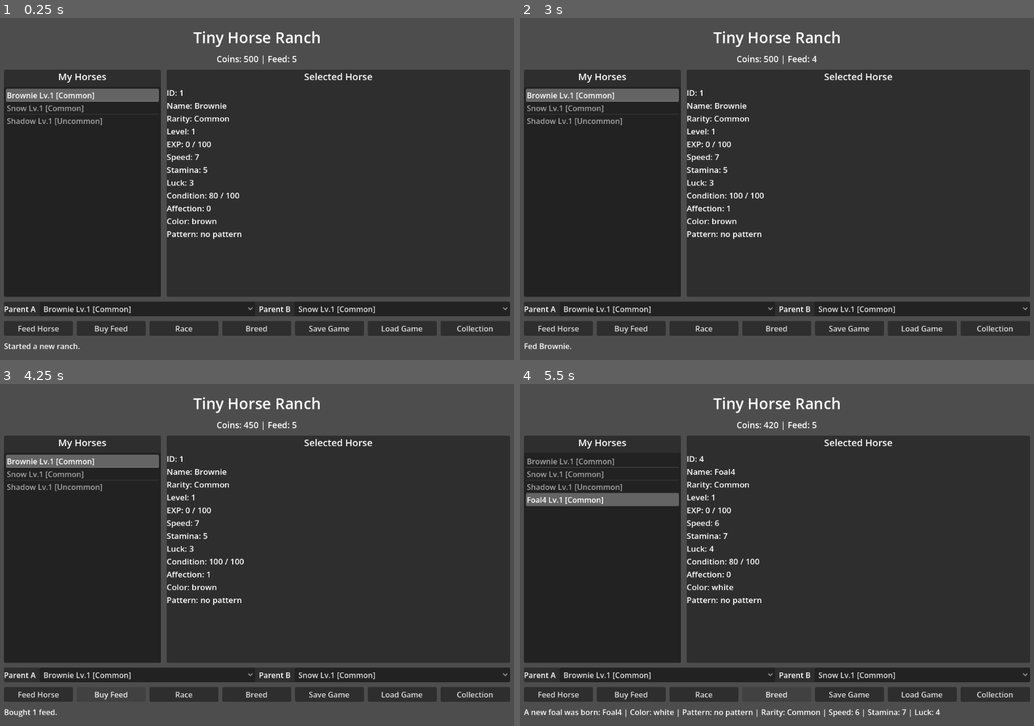
Above: before the commit, frames 1-4 (two rows, left to right).
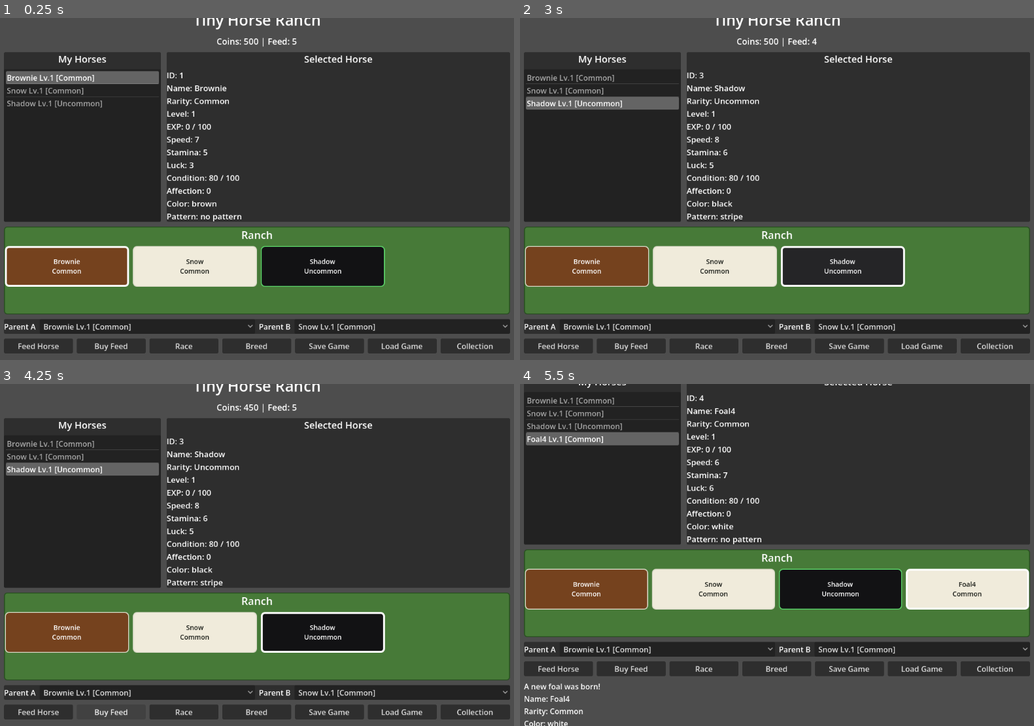
Above: after the commit, the same moments.

Repository: ahntaein12-droid/game
Game: Godot game, scene res://scenes/Main.tscn
Two runs of this game, one before a commit and one after it. Both use one fixed random seed, a clock stepped at 60 frames per second and the inputs below.
Inputs (mouse positions are in pixels of both pictures, inside the frame that each line leads up to):
- Up to frame 1 (0.25 s): no input
- Up to frame 2 (3 s): click (586, 267) at 0.5 s, where only the run after the commit has a clickable "Brownie Common"; click (715, 267) at 1.25 s, where only the run after the commit has a clickable "Snow Common"; click "Feed Horse" at 2 s; click (843, 267) at 2.75 s, where only the run after the commit has a clickable "Shadow Uncommon"
- Up to frame 3 (4.25 s): click "Buy Feed" at 3.5 s
- Up to frame 4 (5.5 s): click "Race" at 4.25 s; click "Breed" at 5 s

The runs differ from the first frame. In frame 1, 42% of the frame differs, in the area x 0-100%, y 0-99%; in frame 2, 39%; in frame 3, 41%; in frame 4, 55%, in the area x 0-100%, y 0-100%.

Commit message:
Add ranch view and Godot checks

Diff:
--- a/scenes/Main.tscn
+++ b/scenes/Main.tscn
@@ -84,6 +84,30 @@
 vertical_alignment = 0
 theme_override_font_sizes/font_size = 17
 
+[node name="RanchPanel" type="PanelContainer" parent="RootMargin/Root"]
+custom_minimum_size = Vector2(0, 185)
+layout_mode = 2
+
+[node name="RanchBox" type="VBoxContainer" parent="RootMargin/Root/RanchPanel"]
+layout_mode = 2
+theme_override_constants/separation = 8
+
+[node name="RanchTitle" type="Label" parent="RootMargin/Root/RanchPanel/RanchBox"]
+layout_mode = 2
+text = "Ranch"
+horizontal_alignment = 1
+theme_override_font_sizes/font_size = 22
+
+[node name="RanchScroll" type="ScrollContainer" parent="RootMargin/Root/RanchPanel/RanchBox"]
+layout_mode = 2
+size_flags_vertical = 3
+horizontal_scroll_mode = 0
+
+[node name="RanchGrid" type="GridContainer" parent="RootMargin/Root/RanchPanel/RanchBox/RanchScroll"]
+layout_mode = 2
+size_flags_horizontal = 3
+columns = 4
+
 [node name="BreedingPanel" type="PanelContainer" parent="RootMargin/Root"]
 layout_mode = 2
 
--- a/scripts/BreedingSystem.gd
+++ b/scripts/BreedingSystem.gd
@@ -35,7 +35,7 @@
 	return a if rng.randf() < 0.5 else b
 
 func _roll_rarity(rarity_a: String, rarity_b: String) -> String:
-	var base_rank := max(HorseScript.RARITIES.find(rarity_a), HorseScript.RARITIES.find(rarity_b))
+	var base_rank: int = max(HorseScript.RARITIES.find(rarity_a), HorseScript.RARITIES.find(rarity_b))
 	base_rank = max(base_rank, 0)
 	var roll := rng.randf()
 
--- a/scripts/Main.gd
+++ b/scripts/Main.gd
@@ -3,8 +3,10 @@
 const SAVE_PATH := "user://save_game.json"
 const BREED_COST := 150
 const FEED_COST := 50
-const COLORS := ["brown", "white", "black", "gray", "gold", "chestnut"]
-const PATTERNS := ["no pattern", "stripe", "spots", "star", "socks"]
+const BASIC_COLORS := ["brown", "white", "black", "gray", "cream"]
+const RARE_COLORS := ["silver", "gold", "blue", "pink", "aurora"]
+const BASIC_PATTERNS := ["no pattern", "stripe", "spot"]
+const RARE_PATTERNS := ["star", "cloud", "moon", "heart"]
 const RARITIES := ["Common", "Uncommon", "Rare", "Epic", "Legendary"]
 
 @onready var stats_label: Label = $RootMargin/Root/StatsLabel
@@ -20,6 +22,8 @@
 @onready var collection_button: Button = $RootMargin/Root/ButtonRow/CollectionButton
 @onready var parent_a_option: OptionButton = $RootMargin/Root/BreedingPanel/BreedingBox/ParentAOption
 @onready var parent_b_option: OptionButton = $RootMargin/Root/BreedingPanel/BreedingBox/ParentBOption
+@onready var ranch_panel: PanelContainer = $RootMargin/Root/RanchPanel
+@onready var ranch_grid: GridContainer = $RootMargin/Root/RanchPanel/RanchBox/RanchScroll/RanchGrid
 @onready var collection_panel: PanelContainer = $RootMargin/Root/CollectionPanel
 @onready var collection_summary_label: Label = $RootMargin/Root/CollectionPanel/CollectionBox/CollectionSummaryLabel
 @onready var collection_horse_list_label: Label = $RootMargin/Root/CollectionPanel/CollectionBox/CollectionScroll/CollectionHorseListLabel
@@ -38,6 +42,7 @@
 func _ready() -> void:
 	rng.randomize()
 	connect_signals()
+	setup_ranch_view()
 	if FileAccess.file_exists(SAVE_PATH):
 		load_game_data()
 	else:
@@ -131,6 +136,7 @@
 	print("Horse selected: ", index)
 	selected_horse_index = index
 	refresh_detail()
+	update_ranch_view()
 	show_message("Selected %s." % str(get_selected_horse().get("name", "horse")))
 
 func _on_parent_a_selected(index: int) -> void:
@@ -251,6 +257,7 @@
 		print("Breed failed: same parent selected")
 		return
 
+	print("Breeding %s + %s" % [str(parent_a.get("name", "Horse")), str(parent_b.get("name", "Horse"))])
 	coins -= BREED_COST
 	var foal := make_foal(parent_a, parent_b)
 	add_horse(foal)
@@ -306,48 +313,143 @@
 
 func make_foal(parent_a: Dictionary, parent_b: Dictionary) -> Dictionary:
 	var foal_id := next_horse_id
+	var foal_rarity := calculate_foal_rarity(parent_a, parent_b)
+	print("Foal rarity roll result: %s" % foal_rarity)
 	return {
 		"id": foal_id,
 		"name": "Foal%d" % foal_id,
 		"level": 1,
 		"exp": 0,
-		"speed": mixed_stat(int(parent_a["speed"]), int(parent_b["speed"])),
-		"stamina": mixed_stat(int(parent_a["stamina"]), int(parent_b["stamina"])),
-		"luck": mixed_stat(int(parent_a["luck"]), int(parent_b["luck"])),
+		"speed": calculate_inherited_stat(int(parent_a["speed"]), int(parent_b["speed"]), parent_a, parent_b),
+		"stamina": calculate_inherited_stat(int(parent_a["stamina"]), int(parent_b["stamina"]), parent_a, parent_b),
+		"luck": calculate_inherited_stat(int(parent_a["luck"]), int(parent_b["luck"]), parent_a, parent_b),
 		"condition": 80,
 		"affection": 0,
-		"color": inherited_trait(str(parent_a["color"]), str(parent_b["color"]), COLORS, 0.15),
-		"pattern": inherited_trait(str(parent_a["pattern"]), str(parent_b["pattern"]), PATTERNS, 0.20),
-		"rarity": random_rarity()
+		"color": calculate_foal_color(parent_a, parent_b),
+		"pattern": calculate_foal_pattern(parent_a, parent_b),
+		"rarity": foal_rarity
 	}
 
-func mixed_stat(a: int, b: int) -> int:
+func calculate_foal_rarity(parent_a: Dictionary, parent_b: Dictionary) -> String:
+	var rarity_a := str(parent_a.get("rarity", "Common"))
+	var rarity_b := str(parent_b.get("rarity", "Common"))
+	var score_a := get_rarity_score(rarity_a)
+	var score_b := get_rarity_score(rarity_b)
+	var low_score: int = min(score_a, score_b)
+	var high_score: int = max(score_a, score_b)
+	var weights := get_rarity_weight_table(low_score, high_score)
+	return roll_weighted_rarity(weights)
+
+func get_rarity_weight_table(low_score: int, high_score: int) -> Dictionary:
+	if high_score >= 4:
+		if low_score >= 4:
+			return {"Epic": 55, "Legendary": 45}
+		if low_score >= 3:
+			return {"Rare": 20, "Epic": 50, "Legendary": 30}
+		return {"Rare": 48, "Epic": 34, "Legendary": 18}
+
+	if low_score == 0 and high_score == 0:
+		return {"Common": 82, "Uncommon": 16, "Rare": 2}
+	if low_score == 0 and high_score == 1:
+		return {"Common": 40, "Uncommon": 50, "Rare": 10}
+	if low_score == 1 and high_score == 1:
+		return {"Common": 10, "Uncommon": 68, "Rare": 20, "Epic": 2}
+	if low_score == 2 and high_score == 2:
+		return {"Uncommon": 8, "Rare": 72, "Epic": 18, "Legendary": 2}
+	if low_score == 3 and high_score == 3:
+		return {"Rare": 8, "Epic": 78, "Legendary": 14}
+
+	var average_score := int(round(float(low_score + high_score) / 2.0))
+	match average_score:
+		0:
+			return {"Common": 70, "Uncommon": 25, "Rare": 5}
+		1:
+			return {"Common": 18, "Uncommon": 58, "Rare": 22, "Epic": 2}
+		2:
+			return {"Uncommon": 15, "Rare": 62, "Epic": 21, "Legendary": 2}
+		_:
+			return {"Rare": 18, "Epic": 68, "Legendary": 14}
+
+func roll_weighted_rarity(weights: Dictionary) -> String:
+	var total_weight := 0
+	for weighted_rarity in weights.keys():
+		total_weight += int(weights[weighted_rarity])
+
+	var roll := rng.randi_range(1, total_weight)
+	var running_total := 0
+	for rarity_name in RARITIES:
+		running_total += int(weights.get(rarity_name, 0))
+		if roll <= running_total:
+			return rarity_name
+	return "Common"
+
+func calculate_inherited_stat(a: int, b: int, parent_a: Dictionary, parent_b: Dictionary) -> int:
 	var average := int(round(float(a + b) / 2.0))
-	return max(1, average + rng.randi_range(-2, 2))
-
-func inherited_trait(a: String, b: String, options: Array, mutation_chance: float) -> String:
-	if rng.randf() < mutation_chance:
-		return str(options[rng.randi_range(0, options.size() - 1)])
-	return a if rng.randf() < 0.5 else b
-
-func random_rarity() -> String:
-	var roll := rng.randf()
-	if roll < 0.02:
-		return "Legendary"
-	if roll < 0.08:
-		return "Epic"
-	if roll < 0.20:
-		return "Rare"
-	if roll < 0.45:
-		return "Uncommon"
-	return "Common"
+	return max(1, average + rng.randi_range(-2, 2) + get_rarity_bonus(parent_a, parent_b))
+
+func calculate_foal_color(parent_a: Dictionary, parent_b: Dictionary) -> String:
+	var color_a := normalize_color(str(parent_a.get("color", "brown")))
+	var color_b := normalize_color(str(parent_b.get("color", "brown")))
+	var rare_chance := clampf(0.04 + float(max(get_rarity_score(str(parent_a.get("rarity", "Common"))), get_rarity_score(str(parent_b.get("rarity", "Common"))))) * 0.035, 0.04, 0.22)
+
+	if rng.randf() < rare_chance:
+		return str(RARE_COLORS[rng.randi_range(0, RARE_COLORS.size() - 1)])
+	if color_a != color_b and rng.randf() < 0.22:
+		return str(BASIC_COLORS[rng.randi_range(0, BASIC_COLORS.size() - 1)])
+	return color_a if rng.randf() < 0.5 else color_b
+
+func calculate_foal_pattern(parent_a: Dictionary, parent_b: Dictionary) -> String:
+	var pattern_a := normalize_pattern(str(parent_a.get("pattern", "no pattern")))
+	var pattern_b := normalize_pattern(str(parent_b.get("pattern", "no pattern")))
+	var rare_chance := clampf(0.03 + float(max(get_rarity_score(str(parent_a.get("rarity", "Common"))), get_rarity_score(str(parent_b.get("rarity", "Common"))))) * 0.03, 0.03, 0.18)
+
+	if rng.randf() < rare_chance:
+		return str(RARE_PATTERNS[rng.randi_range(0, RARE_PATTERNS.size() - 1)])
+	if pattern_a != pattern_b and rng.randf() < 0.18:
+		return str(BASIC_PATTERNS[rng.randi_range(0, BASIC_PATTERNS.size() - 1)])
+	return pattern_a if rng.randf() < 0.5 else pattern_b
+
+func get_rarity_score(rarity: String) -> int:
+	var score := RARITIES.find(rarity)
+	return max(score, 0)
+
+func get_rarity_bonus(parent_a: Dictionary, parent_b: Dictionary) -> int:
+	var best_score: int = max(
+		get_rarity_score(str(parent_a.get("rarity", "Common"))),
+		get_rarity_score(str(parent_b.get("rarity", "Common")))
+	)
+	match best_score:
+		0:
+			return 0
+		1:
+			return rng.randi_range(0, 1)
+		2:
+			return rng.randi_range(1, 2)
+		3:
+			return rng.randi_range(2, 3)
+		_:
+			return rng.randi_range(3, 4)
+
+func normalize_color(color: String) -> String:
+	if color == "chestnut":
+		return "brown"
+	if BASIC_COLORS.has(color) or RARE_COLORS.has(color):
+		return color
+	return "brown"
+
+func normalize_pattern(pattern: String) -> String:
+	if pattern == "spots" or pattern == "socks":
+		return "spot"
+	if BASIC_PATTERNS.has(pattern) or RARE_PATTERNS.has(pattern):
+		return pattern
+	return "no pattern"
 
 func get_foal_message(foal: Dictionary) -> String:
-	return "A new foal was born: %s | Color: %s | Pattern: %s | Rarity: %s | Speed: %d | Stamina: %d | Luck: %d" % [
+	return "A new foal was born!\nName: %s\nRarity: %s\nColor: %s\nPattern: %s\nSpeed: %d\nStamina: %d\nLuck: %d" % [
 		str(foal["name"]),
+		str(foal["rarity"]),
 		str(foal["color"]),
 		str(foal["pattern"]),
-		str(foal["rarity"]),
 		int(foal["speed"]),
 		int(foal["stamina"]),
 		int(foal["luck"])
@@ -440,6 +542,7 @@
 	refresh_horse_list()
 	refresh_parent_options()
 	refresh_detail()
+	update_ranch_view()
 	if collection_panel.visible:
 		update_collection_ui()
 
@@ -461,6 +564,130 @@
 
 	selected_horse_index = clampi(selected_horse_index, 0, horses.size() - 1)
 	horse_list.select(selected_horse_index)
+
+func setup_ranch_view() -> void:
+	var ranch_style := StyleBoxFlat.new()
+	ranch_style.bg_color = Color(0.28, 0.48, 0.22)
+	ranch_style.border_color = Color(0.16, 0.31, 0.13)
+	ranch_style.set_border_width_all(2)
+	ranch_style.corner_radius_top_left = 6
+	ranch_style.corner_radius_top_right = 6
+	ranch_style.corner_radius_bottom_left = 6
+	ranch_style.corner_radius_bottom_right = 6
+	ranch_panel.add_theme_stylebox_override("panel", ranch_style)
+	ranch_grid.add_theme_constant_override("h_separation", 8)
+	ranch_grid.add_theme_constant_override("v_separation", 8)
+
+func update_ranch_view() -> void:
+	for child in ranch_grid.get_children():
+		child.queue_free()
+
+	for index in range(horses.size()):
+		var horse = horses[index]
+		if horse is Dictionary:
+			ranch_grid.add_child(create_horse_card(horse, index))
+
+func create_horse_card(horse: Dictionary, index: int) -> Button:
+	var card := Button.new()
+	card.custom_minimum_size = Vector2(132, 86)
+	card.size_flags_horizontal = Control.SIZE_EXPAND_FILL
+	card.text = "%s\n%s" % [
+		str(horse.get("name", "Horse")),
+		str(horse.get("rarity", "Common"))
+	]
+	card.autowrap_mode = TextServer.AUTOWRAP_WORD_SMART
+	card.alignment = HORIZONTAL_ALIGNMENT_CENTER
+	card.vertical_icon_alignment = VERTICAL_ALIGNMENT_CENTER
+	card.mouse_filter = Control.MOUSE_FILTER_STOP
+	card.action_mode = BaseButton.ACTION_MODE_BUTTON_PRESS
+
+	var rarity := str(horse.get("rarity", "Common"))
+	var card_style: StyleBoxFlat = get_style_for_rarity(rarity)
+	card_style.bg_color = get_color_for_horse(str(horse.get("color", "brown")))
+	if index == selected_horse_index:
+		card_style.border_color = Color(1.0, 1.0, 1.0)
+		card_style.set_border_width_all(max(card_style.border_width_left + 1, 4))
+
+	var hover_style: StyleBoxFlat = card_style.duplicate() as StyleBoxFlat
+	hover_style.bg_color = hover_style.bg_color.lightened(0.08)
+	var pressed_style: StyleBoxFlat = card_style.duplicate() as StyleBoxFlat
+	pressed_style.bg_color = pressed_style.bg_color.darkened(0.08)
+
+	card.add_theme_stylebox_override("normal", card_style)
+	card.add_theme_stylebox_override("hover", hover_style)
+	card.add_theme_stylebox_override("pressed", pressed_style)
+	card.add_theme_stylebox_override("focus", card_style)
+	card.add_theme_color_override("font_color", get_card_text_color(str(horse.get("color", "brown")), rarity))
+	card.add_theme_color_override("font_hover_color", get_card_text_color(str(horse.get("color", "brown")), rarity))
+	card.add_theme_color_override("font_pressed_color", get_card_text_color(str(horse.get("color", "brown")), rarity))
+	card.add_theme_font_size_override("font_size", 14)
+	card.pressed.connect(Callable(self, "_on_ranch_horse_pressed").bind(index))
+	return card
+
+func get_color_for_horse(horse_color: String) -> Color:
+	match horse_color:
+		"brown":
+			return Color(0.46, 0.26, 0.12)
+		"white":
+			return Color(0.94, 0.92, 0.86)
+		"black":
+			return Color(0.07, 0.07, 0.08)
+		"gray":
+			return Color(0.47, 0.49, 0.50)
+		"cream":
+			return Color(0.87, 0.76, 0.54)
+		"silver":
+			return Color(0.72, 0.76, 0.78)
+		"gold":
+			return Color(0.94, 0.67, 0.12)
+		"blue":
+			return Color(0.20, 0.45, 0.82)
+		"pink":
+			return Color(0.90, 0.42, 0.65)
+		"aurora":
+			return Color(0.38, 0.76, 0.72)
+		_:
+			return Color(0.46, 0.26, 0.12)
+
+func get_style_for_rarity(rarity: String) -> StyleBoxFlat:
+	var style := StyleBoxFlat.new()
+	style.set_border_width_all(2)
+	style.corner_radius_top_left = 8
+	style.corner_radius_top_right = 8
+	style.corner_radius_bottom_left = 8
+	style.corner_radius_bottom_right = 8
+
+	match rarity:
+		"Uncommon":
+			style.border_color = Color(0.36, 0.84, 0.42)
+		"Rare":
+			style.border_color = Color(0.22, 0.55, 1.0)
+			style.set_border_width_all(3)
+		"Epic":
+			style.border_color = Color(0.70, 0.32, 0.95)
+			style.set_border_width_all(3)
+		"Legendary":
+			style.border_color = Color(1.0, 0.78, 0.18)
+			style.set_border_width_all(4)
+		_:
+			style.border_color = Color(0.85, 0.85, 0.78)
+	return style
+
+func get_card_text_color(horse_color: String, rarity: String) -> Color:
+	if rarity == "Legendary":
+		return Color(1.0, 0.93, 0.58)
+	if horse_color == "black" or horse_color == "blue" or horse_color == "brown":
+		return Color(1.0, 1.0, 1.0)
+	return Color(0.09, 0.10, 0.08)
+
+func _on_ranch_horse_pressed(index: int) -> void:
+	if index < 0 or index >= horses.size():
+		return
+	selected_horse_index = index
+	horse_list.select(selected_horse_index)
+	refresh_detail()
+	update_ranch_view()
+	show_message("Selected %s." % str(get_selected_horse().get("name", "horse")))
 
 func refresh_parent_options() -> void:
 	is_refreshing_parent_options = true
--- a/scripts/RacingSystem.gd
+++ b/scripts/RacingSystem.gd
@@ -9,12 +9,12 @@
 # Calculates one automatic race and applies exp/condition changes to the horse.
 func run_race(horse) -> Dictionary:
 	var condition_bonus := int(horse.condition / 10.0)
-	var score := horse.speed * 2 + horse.stamina + horse.luck + rng.randi_range(0, 20) + condition_bonus
+	var score: int = horse.speed * 2 + horse.stamina + horse.luck + rng.randi_range(0, 20) + condition_bonus
 	var place := _score_to_place(score)
 	var reward := _reward_for_place(place)
 
 	horse.condition = max(0, horse.condition - 15)
-	var leveled_up := horse.add_exp(int(reward["exp"]), rng)
+	var leveled_up: bool = horse.add_exp(int(reward["exp"]), rng)
 
 	return {
 		"score": score,
Not shown, added: AGENTS.md
Not shown, added: tools/check-godot.ps1
